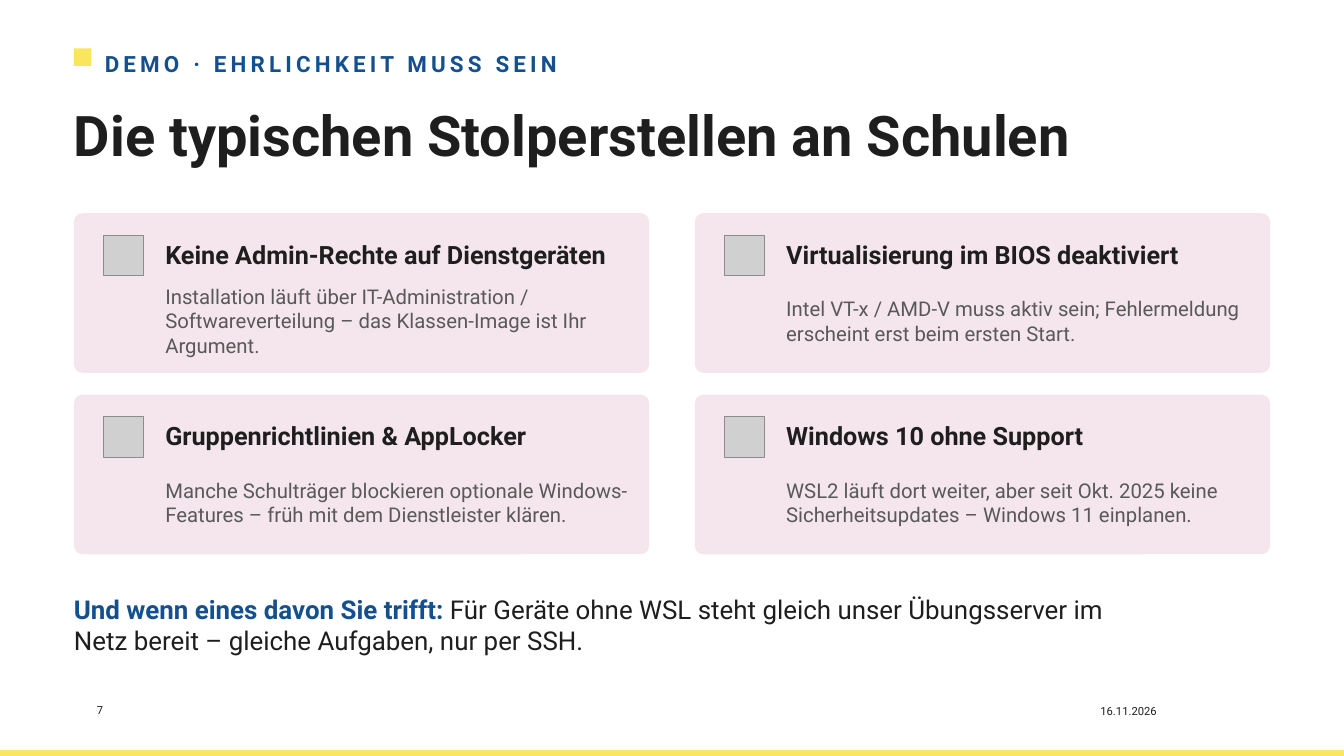
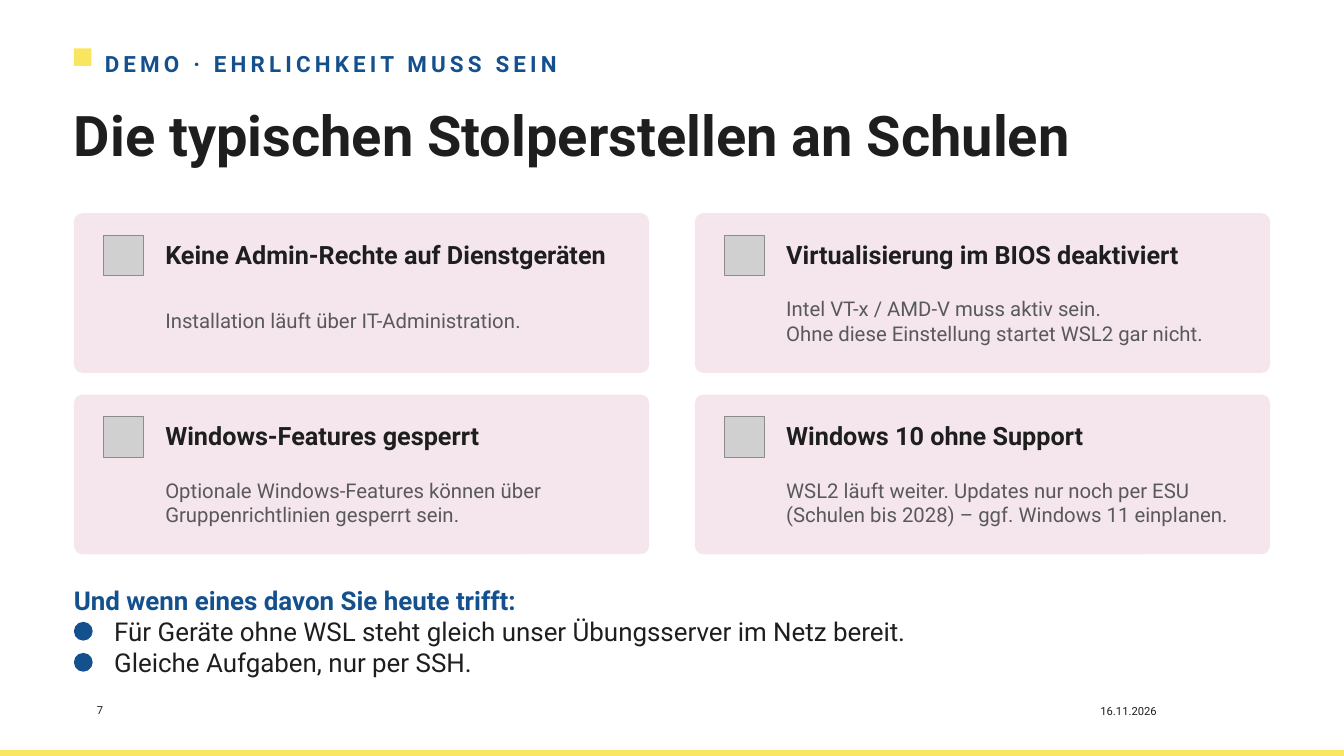
Before and after one commit to HerrZI/wsl2-school-lab, a slide deck: slide 7 of dokumente/Workshop_WSL2_Linux_unterrichten_neu.pptx. Drawn at 1344x756 pixels with LibreOffice and Linux fonts; fonts in the diff are those of the drawing; grey boxes stand for pictures; background and template pictures are left out. Boxes give left, top, right and bottom in pixels: in the first picture for what was removed or moved away, otherwise in the second. Text is boxed around its words. In the diff, an @@ line names an element or a change of style, - is before the commit and + after.

Commit message:
...weiter...

```diff
--- a/dokumente/Workshop_WSL2_Linux_unterrichten_neu.pptx
+++ b/dokumente/Workshop_WSL2_Linux_unterrichten_neu.pptx
@@ text at [165, 312, 521, 328]: text changed @@
-Installation läuft über IT-Administration / Softwareverteilung – das Klassen-Image ist Ihr Argument.
+Installation läuft über IT-Administration.
@@ text at [786, 301, 1203, 345]: text changed @@
-Intel VT-x / AMD-V muss aktiv sein; Fehlermeldung erscheint erst beim ersten Start.
+Intel VT-x / AMD-V muss aktiv sein.
+Ohne diese Einstellung startet WSL2 gar nicht.
@@ text at [165, 426, 479, 451]: text changed @@
-Gruppenrichtlinien & AppLocker
+Windows-Features gesperrt
@@ text at [165, 483, 541, 526]: text changed @@
-Manche Schulträger blockieren optionale Windows-Features – früh mit dem Dienstleister klären.
+Optionale Windows-Features können über Gruppenrichtlinien gesperrt sein.
@@ text at [786, 482, 1228, 527]: text changed @@
-WSL2 läuft dort weiter, aber seit Okt. 2025 keine Sicherheitsupdates – Windows 11 einplanen.
+WSL2 läuft weiter. Updates nur noch per ESU (Schulen bis 2028) – ggf. Windows 11 einplanen.
@@ text at [74, 590, 905, 678]: text changed @@
-Und wenn eines davon Sie trifft: Für Geräte ohne WSL steht gleich unser Übungsserver im Netz bereit – gleiche Aufgaben, nur per SSH.
+Und wenn eines davon Sie heute trifft:
+Für Geräte ohne WSL steht gleich unser Übungsserver im Netz bereit.
+Gleiche Aufgaben, nur per SSH.
@@ text "Und wenn eines davon Sie ..." at [74, 590, 905, 678]: vertical alignment middle to top @@
@@ ellipse added at [74, 622, 93, 641], fill #14508D @@
@@ ellipse added at [74, 653, 93, 673], fill #14508D @@
```
Also in this commit, not shown: 4 other slides changed, 5 other files.
